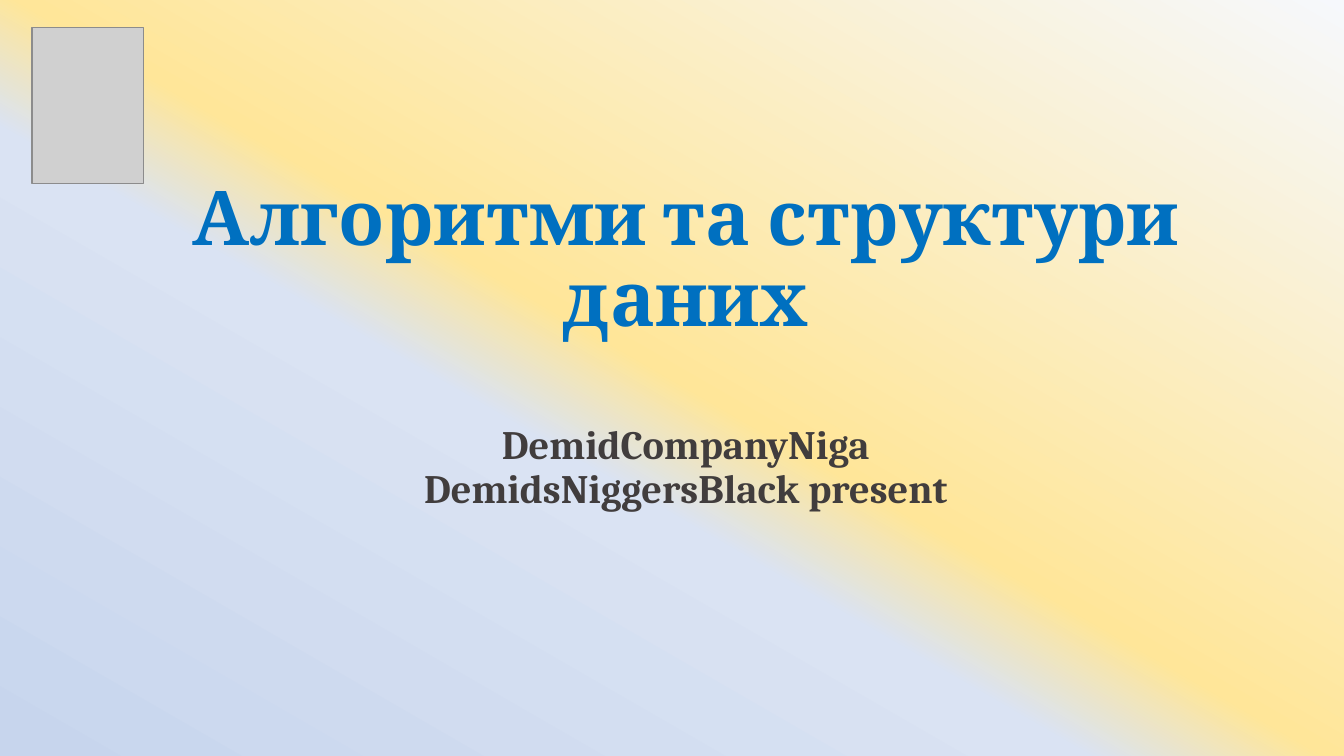
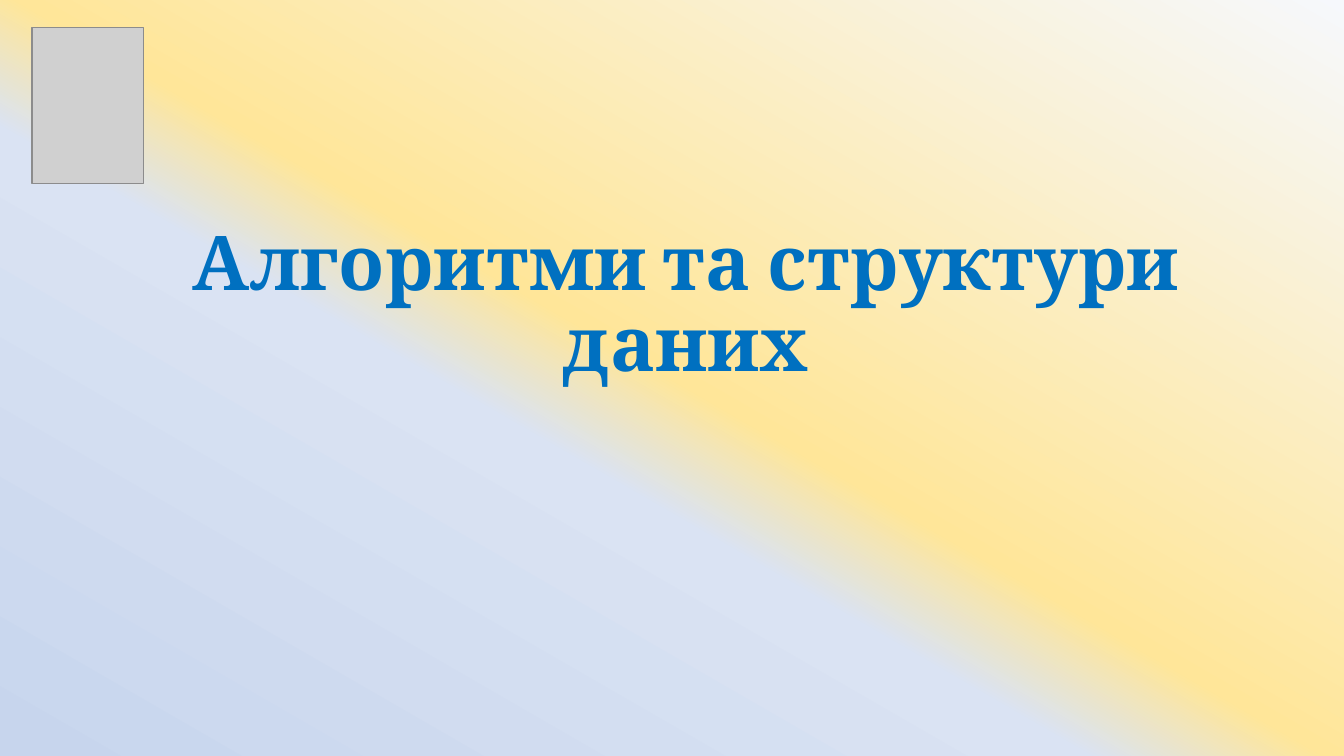
Before and after one commit to ArtemKlym/git_presentation, a slide deck: slide 1 of Git_1 part.pptx. Drawn at 1344x756 pixels with LibreOffice and Linux fonts; fonts in the diff are those of the drawing; grey boxes stand for pictures. Boxes give left, top, right and bottom in pixels: in the first picture for what was removed or moved away, otherwise in the second. Text is boxed around its words. In the diff, an @@ line names an element or a change of style, - is before the commit and + after.

```diff
--- a/Git_1 part.pptx
+++ b/Git_1 part.pptx
@@ title at (192,221,1179,387): text changed; size 28.8 to 54 pt; text colour #413D3D to #0070C0 @@
-Алгоритми та структури даних
-DemidCompanyNiga
-DemidsNiggersBlack present
+Алгоритми та структури даних
```
